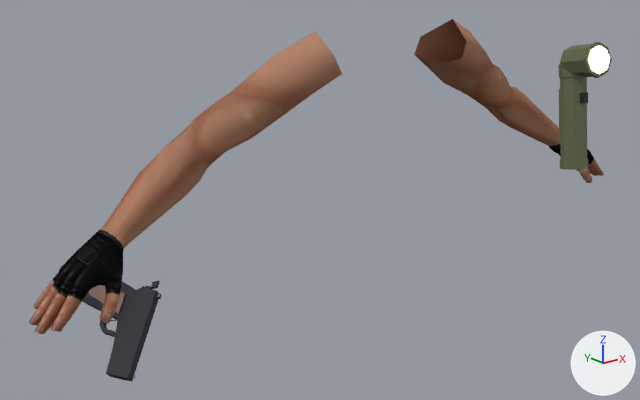
What one commit did to the Blender file art_source/characters/fp_arms/fp_arms_rifle.blend.
Before and after are seen from a 50 mm camera at (-1.342, -1.418, 1.871) aimed at (-0.228, -0.026, 1.314). Every picture has the same lights, and +X, +Y and +Z are marked at lower right. The first picture is the older version.

In view in the first picture: 'ArmsMesh', 'Colt45_Pistol', 'MX991_Flashlight'.
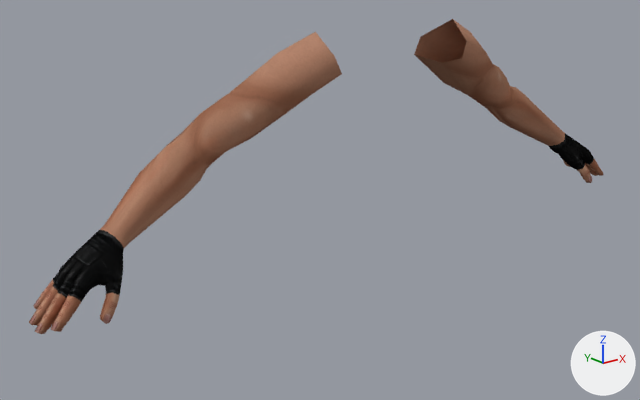
The change, as a list of edits to the scene's bpy script:
```text
Change ob_colt45_pistol:
    ob_colt45_pistol.location: (-0.702, 0.007, 1.162) -> (-0.084, -0.408, 1.613)
    ob_colt45_pistol.rotation_euler: (1.691, -0.812, 0.558) -> (0.342, 0.109, 1.493)  # degrees (97, -47, 32) -> degrees (20, 6.2, 86)
    add ob_colt45_pistol.hide_set(True)
Change ob_mx991_flashlight:
    ob_mx991_flashlight.location: (0.021, -0.471, 1.551) -> (0.022, -0.385, 1.519)
    add ob_mx991_flashlight.hide_set(True)
```

Where the change shows, as pixel boxes (x1, y1, x2, y2) in the pictures (640 x 400 px):
'MX991_Flashlight', hidden: before (558, 42, 612, 170)
'Colt45_Pistol', hidden: before (82, 281, 162, 382)
